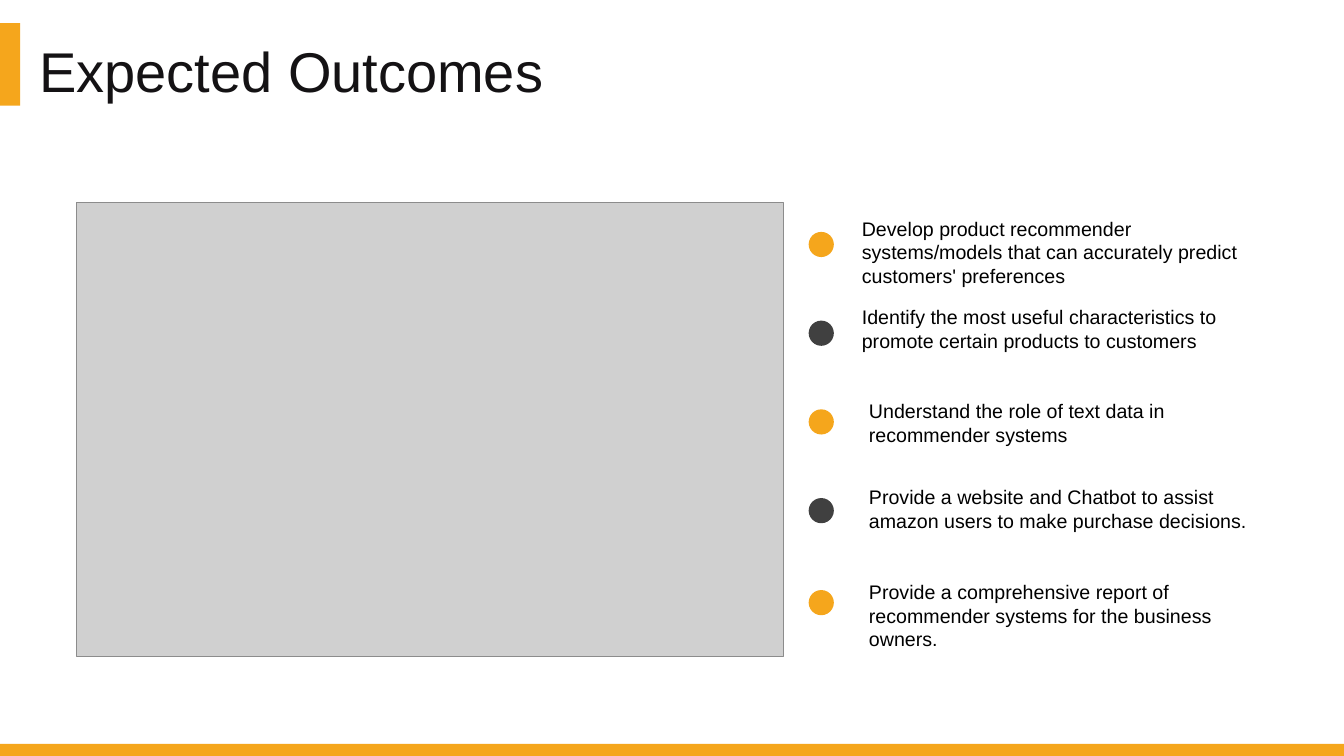
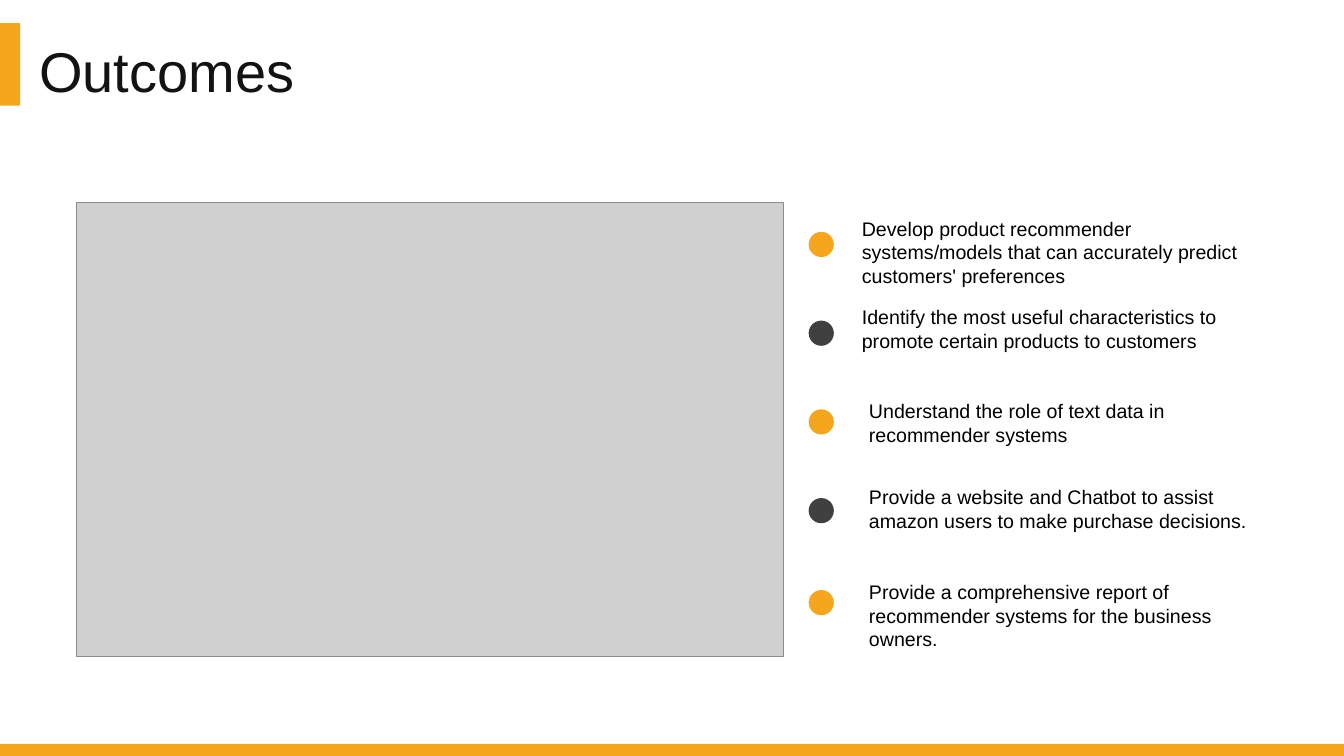
Before and after one commit to DATA-606-SPRING-2022/Jin_DATA606, a slide deck: slide 45 of presentation/Project_Presentation_Final.pptx (slide 43 before the commit). Drawn at 1344x756 pixels with LibreOffice and Linux fonts; fonts in the diff are those of the drawing; grey boxes stand for pictures. Boxes give left, top, right and bottom in pixels: in the first picture for what was removed or moved away, otherwise in the second. Text is boxed around its words. In the diff, an @@ line names an element or a change of style, - is before the commit and + after.

```diff
--- a/presentation/Project_Presentation_Final.pptx
+++ b/presentation/Project_Presentation_Final.pptx
@@ text at bbox=[39, 53, 294, 93]: text changed @@
-Expected Outcomes
+Outcomes
```
Also in this commit, not shown: 2 other slides changed, 2 slides added.
